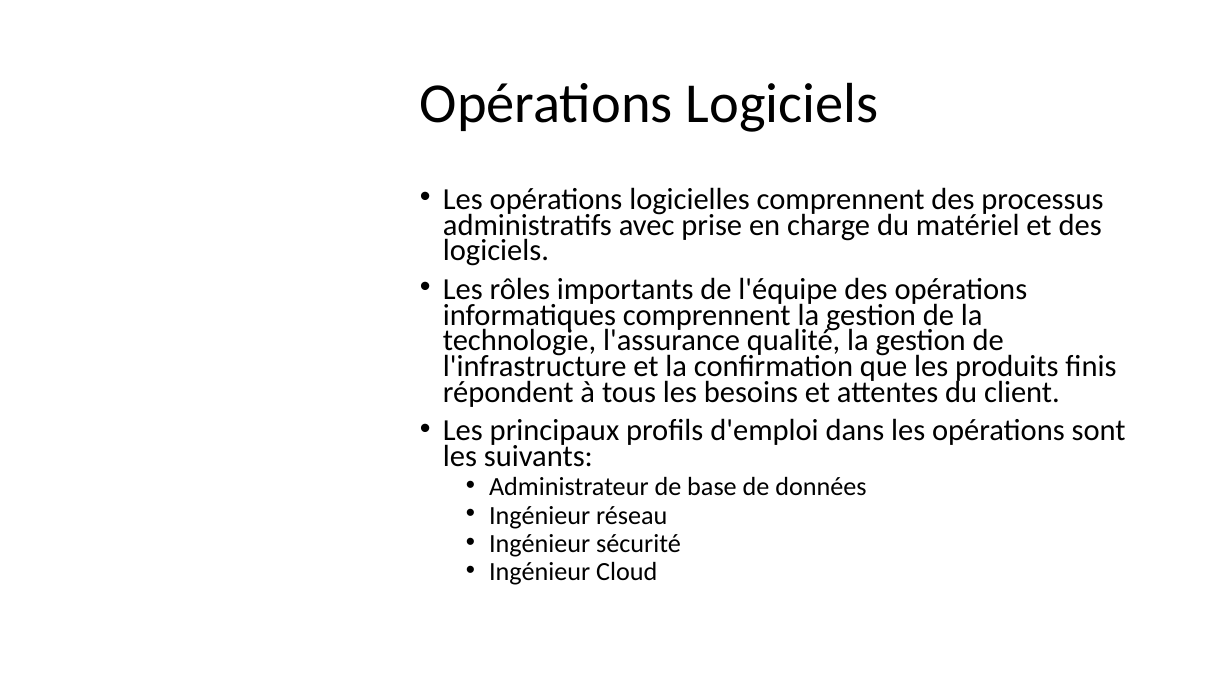
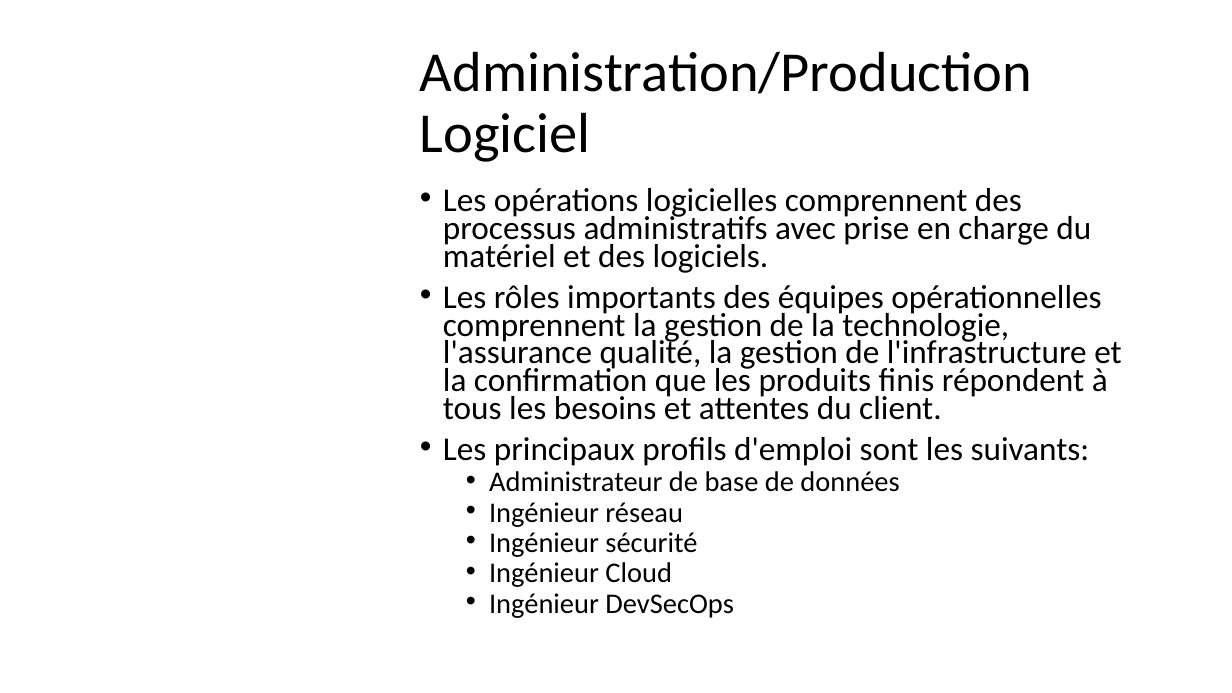
Before and after one commit to Solifred38/cv, a slide deck: slide 25 of Profiles_jobs_it.pptx (slide 17 before the commit). Drawn at 1232x693 pixels with LibreOffice and Linux fonts; fonts in the diff are those of the drawing; background and template pictures are left out. Boxes give left, top, right and bottom in pixels: in the first picture for what was removed or moved away, otherwise in the second. Text is boxed around its words. In the diff, an @@ line names an element or a change of style, - is before the commit and + after.

```diff
--- a/Profiles_jobs_it.pptx
+++ b/Profiles_jobs_it.pptx
@@ title at (x1=420, y1=51, x2=1033, y2=162): text changed @@
-Opérations Logiciels
+Administration/Production Logiciel
@@ text at (x1=443, y1=188, x2=1091, y2=587): size 23.8 to 25.9 pt in "Les opérations logicielles comprennent des processus adminis ..."; size 20.4 to 22.2 pt in "Administrateur de base de données", "Ingénieur réseau", "Ingénieur sécurité", "Ingénieur Cloud" @@
@@ text at (x1=443, y1=285, x2=1121, y2=466): text changed; size 23.8 to 25.9 pt @@
-• Les rôles importants de l'équipe des opérations informatiques comprennent la gestion de la technologie, l'assurance qualité, la gestion de l'infrastructure et la confirmation que les produits finis répondent à tous les besoins et attentes du client.
-• Les principaux profils d'emploi dans les opérations sont les suivants:
+• Les rôles importants des équipes opérationnelles comprennent la gestion de la technologie, l'assurance qualité, la gestion de l'infrastructure et la confirmation que les produits finis répondent à tous les besoins et attentes du client.
+• Les principaux profils d'emploi sont les suivants:
@@ text at (x1=489, y1=593, x2=733, y2=618): paragraph added @@
+  • Ingénieur DevSecOps
```
Also in this commit, not shown: 19 other slides changed, 15 slides added.
